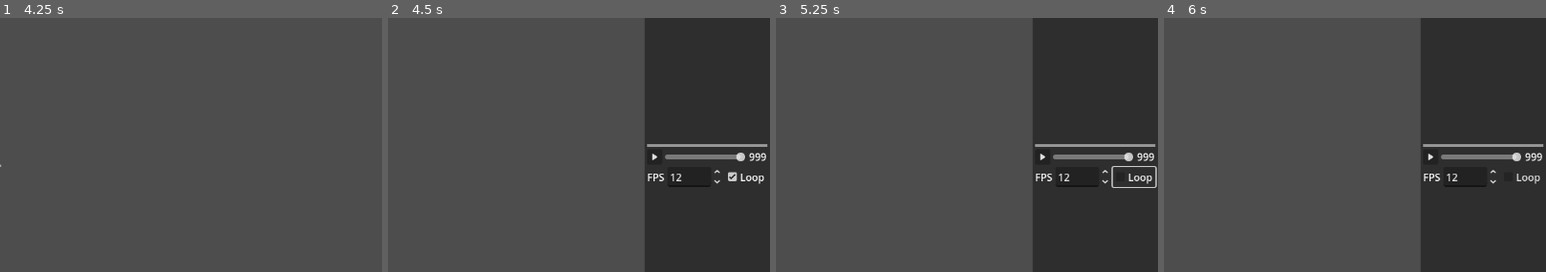
Above: before the commit, frames 1-4 (left to right).
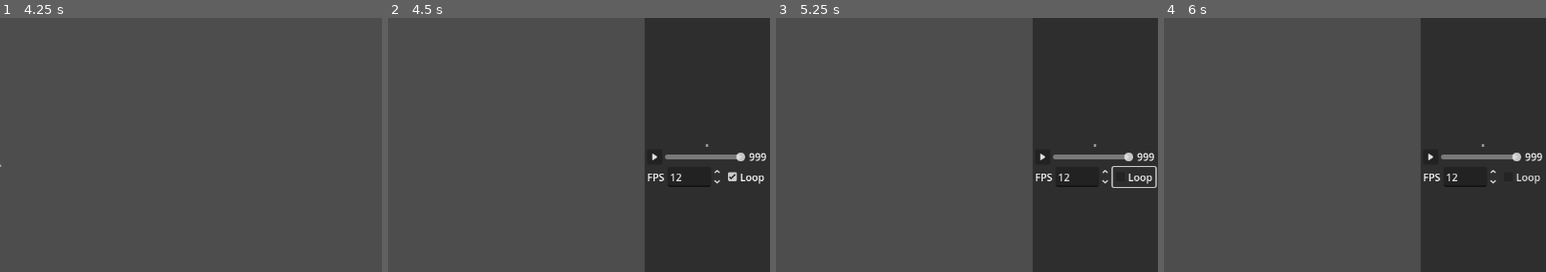
Above: after the commit, the same moments.

Repository: KoBeWi/Godot-Spritesheet-Generator
Game: Godot game, scene res://Rework/Main.tscn
The game is run twice, just before and just after one commit, with the same random seed, the same clock (stepped at 60 frames per second) and the same inputs.
Inputs:
- Up to frame 1 (4.25 s): click "Add Files" at 0.5 s; click "Paste From Clipboard" at 1.25 s; click "Add Directory" at 2 s; click "Repack SpriteSheet" at 2.75 s; click "Edit" at 3.5 s
- Up to frame 2 (4.5 s): click "Preview" at 4.25 s
- Up to frame 3 (5.25 s): click "Loop" at 5 s
- Up to frame 4 (6 s): click "?" at 5.75 s
The pictures show only the part of the screen within x 50-100%, y 13-63%; the shares and areas given below are measured in that part.

Frame 1 is identical in both runs. In frame 2, 0.4% of the frame differs, in the area x 67-100%, y 49-51%; in frame 3, 0.4%; in frame 4, 0.4%.
Error in both runs: Invalid access of index '0' on a base object of type: 'Array[Frame]'. (res://Rework/Preview.gd:39)

Commit message:
Replace TextureRects

Diff:
--- a/Rework/FrameContainer.gd
+++ b/Rework/FrameContainer.gd
@@ -3,24 +3,41 @@
 const SCENE = preload("uid://c6ce0mrlnw0ui")
 
 @onready var grid := get_parent() as GridContainer
-@onready var texture: TextureRect = %Texture
+@onready var texture: Control = %Texture
 @onready var margins: MarginContainer = $Margins
 @onready var background: ColorRect = $Background
 @onready var selection: Panel = $Selection
 
-var frame: SpriteSheet.Frame
+var spritesheet: SpriteSheet
+var frame: SpriteSheet.Frame:
+	set(f):
+		if frame == f:
+			return
+
+		if frame:
+			frame.changed.disconnect(update)
+
+		frame = f
+		frame.changed.connect(update)
+
 var disable_input: bool
+var maximum_size := Vector2.INF
+var draw_scale := 1.0
 
 signal selection_changed
 
-func _ready() -> void:
-	update()
+func update():
+	if spritesheet.frame_size.x <= maximum_size.x and spritesheet.frame_size.y <= maximum_size.y:
+		draw_scale = 1.0
+		texture.custom_minimum_size = spritesheet.frame_size
+	elif spritesheet.frame_size.x > spritesheet.frame_size.y:
+		draw_scale = maximum_size.x / spritesheet.frame_size.x
+		texture.custom_minimum_size = Vector2(maximum_size.x, spritesheet.frame_size.y * draw_scale)
+	else:
+		draw_scale = maximum_size.y / spritesheet.frame_size.y
+		texture.custom_minimum_size = Vector2(maximum_size.x * draw_scale, spritesheet.frame_size.y)
 
-func update():
-	if frame:
-		texture.texture = frame.texture
-	else:
-		texture.texture = null
+	texture.queue_redraw()
 
 func update_margins(horizontal: int, vertical: int):
 	margins.begin_bulk_theme_override()
@@ -51,3 +68,9 @@
 
 func is_selected() -> bool:
 	return selection.visible
+
+func _on_texture_draw() -> void:
+	if not frame.texture:
+		return
+
+	texture.draw_texture_rect(frame.texture, Rect2(Vector2(), frame.texture.get_size() * draw_scale), false)
--- a/Rework/FrameContainer.tscn
+++ b/Rework/FrameContainer.tscn
@@ -34,11 +34,12 @@
 [node name="Margins" type="MarginContainer" parent="."]
 layout_mode = 2
 
-[node name="Texture" type="TextureRect" parent="Margins"]
+[node name="Texture" type="Control" parent="Margins"]
 unique_name_in_owner = true
 texture_filter = 1
+clip_contents = true
 layout_mode = 2
-stretch_mode = 2
+mouse_filter = 1
 
 [node name="Selection" type="Panel" parent="."]
 visible = false
@@ -60,3 +61,5 @@
 Może niepotrzebne
 W sumie można reset/reload
 I dać original image w Frame??"
+
+[connection signal="draw" from="Margins/Texture" to="." method="_on_texture_draw"]
--- a/Rework/Main.gd
+++ b/Rework/Main.gd
@@ -7,6 +7,7 @@
 @onready var tabs: TabContainer = %Tabs
 @onready var repack: PanelContainer = $Repack
 @onready var sprite_sheet_grid: GridContainer = %SpriteSheetGrid
+@onready var preview: PanelContainer = %Preview
 
 @onready var confirm_new: ConfirmationDialog = $ConfirmNew
 @onready var save_path: LineEdit = %SavePath
@@ -42,6 +43,7 @@
 
 		tabs.set_tab_disabled(Tab.FRAME_LIST, false)
 		tabs.current_tab = Tab.FRAME_LIST
+		preview.preview_frame.spritesheet = spritesheet
 
 func _discard_spritesheet() -> void:
 	spritesheet = null
@@ -102,6 +104,9 @@
 	frame.initialize()
 	spritesheet.frames.append(frame)
 
+	if spritesheet.frame_size == Vector2i():
+		spritesheet.frame_size = frame.image.get_size()
+
 	queue_update_frames()
 	return frame
 
@@ -113,6 +118,9 @@
 	frame.file_path = path
 	frame.initialize()
 	spritesheet.frames.append(frame)
+
+	if spritesheet.frame_size == Vector2i():
+		spritesheet.frame_size = frame.image.get_size()
 
 	queue_update_frames()
 	return frame
--- a/Rework/Main.tscn
+++ b/Rework/Main.tscn
@@ -353,6 +353,7 @@
 script = ExtResource("2_npgqu")
 
 [node name="Preview" type="PanelContainer" parent="VBoxContainer/VSplitContainer/HSplitContainer"]
+unique_name_in_owner = true
 visible = false
 layout_mode = 2
 script = ExtResource("7_b5t4d")
@@ -368,15 +369,13 @@
 
 [node name="PanelContainer" type="PanelContainer" parent="VBoxContainer/VSplitContainer/HSplitContainer/Preview/MarginContainer/VBoxContainer"]
 layout_mode = 2
+size_flags_horizontal = 4
+size_flags_vertical = 4
 theme_override_styles/panel = SubResource("StyleBoxFlat_t0fln")
 
 [node name="PreviewFrame" parent="VBoxContainer/VSplitContainer/HSplitContainer/Preview/MarginContainer/VBoxContainer/PanelContainer" instance=ExtResource("7_j10sb")]
 unique_name_in_owner = true
 layout_mode = 2
-
-[node name="Texture" parent="VBoxContainer/VSplitContainer/HSplitContainer/Preview/MarginContainer/VBoxContainer/PanelContainer/PreviewFrame/Margins" index="0"]
-expand_mode = 4
-stretch_mode = 5
 
 [node name="HBoxContainer2" type="HBoxContainer" parent="VBoxContainer/VSplitContainer/HSplitContainer/Preview/MarginContainer/VBoxContainer"]
 layout_mode = 2
@@ -733,5 +732,3 @@
 [connection signal="draw" from="Repack/VBoxContainer/Control/MarginContainer/RepackPreview" to="Repack" method="_draw_grid"]
 [connection signal="toggled" from="Repack/VBoxContainer/Navigation/Button2" to="Repack/VBoxContainer/Navigation/Button2/PanelContainer" method="set_visible"]
 [connection signal="confirmed" from="ConfirmNew" to="." method="_discard_spritesheet"]
-
-[editable path="VBoxContainer/VSplitContainer/HSplitContainer/Preview/MarginContainer/VBoxContainer/PanelContainer/PreviewFrame"]
--- a/Rework/Preview.gd
+++ b/Rework/Preview.gd
@@ -6,12 +6,12 @@
 @onready var loop: CheckBox = %Loop
 @onready var play_button: Button = %PlayButton
 
-var frame_time: float = 1.0 / 30.0
+var frame_time: float = 1.0 / 12.0
 var frame_progress: float
 
 func _ready() -> void:
-	preview_frame.texture.expand_mode = TextureRect.EXPAND_IGNORE_SIZE
 	preview_frame.disable_input = true
+	preview_frame.maximum_size = Vector2(256, 256)
 
 func _notification(what: int) -> void:
 	if what == NOTIFICATION_VISIBILITY_CHANGED:
@@ -37,9 +37,8 @@
 
 func update_frame():
 	preview_frame.frame = owner.spritesheet.frames[int(timeline.value)]
+	preview_frame.update()
 	timeline_frame.text = str(int(timeline.value))
-	preview_frame._ready()
-	preview_frame.custom_minimum_size = Vector2(256, 256).min(preview_frame.frame.texture.get_size())
 
 func _play_pause() -> void:
 	if not is_processing_internal() and timeline.value == timeline.max_value:
--- a/Rework/SpriteSheetGrid.gd
+++ b/Rework/SpriteSheetGrid.gd
@@ -17,13 +17,13 @@
 	for container: FrameContainer in get_children():
 		var idx := missing_frames.find(container.frame)
 		if idx == -1:
-			container.queue_free()
+			container.free()
 		else:
 			missing_frames.remove_at(idx)
-			container.texture.texture = container.frame.texture
 
 	for frame in missing_frames:
 		var new_container := FrameContainer.SCENE.instantiate()
+		new_container.spritesheet = owner.spritesheet
 		add_child(new_container)
 		new_container.selection_changed.connect(edit.update_frames)
 
@@ -94,13 +94,13 @@
 	var k := event as InputEventKey
 	if k:
 		if k.pressed and k.keycode == KEY_DELETE:
-			var last_deleted: FrameContainer
+			var was_deleted: bool
+			var spritesheet: SpriteSheet = owner.spritesheet
 			for container: FrameContainer in get_children():
 				if container.is_selected():
-					container.queue_free()
-					last_deleted = container
+					spritesheet.frames.erase(container.frame)
+					spritesheet.unused_frames.append(container.frame)
+					was_deleted = true
 
-			if last_deleted:
-				await last_deleted.tree_exited
-				update_columns()
-				edit.update_frames()
+			if was_deleted:
+				update_frame_list()
--- a/Rework/Spritesheet.gd
+++ b/Rework/Spritesheet.gd
@@ -26,6 +26,7 @@
 			modifier._apply(image)
 
 		texture.set_image(image)
+		changed.emit()
 
 class FrameModifier:
 	var name: String
@@ -54,6 +55,6 @@
 	func _apply(image: Image):
 		image.rotate_90(CLOCKWISE)
 
+var frame_size: Vector2i
 var frames: Array[Frame]
 var unused_frames: Array[Frame]
-var file_path: String # używane?
